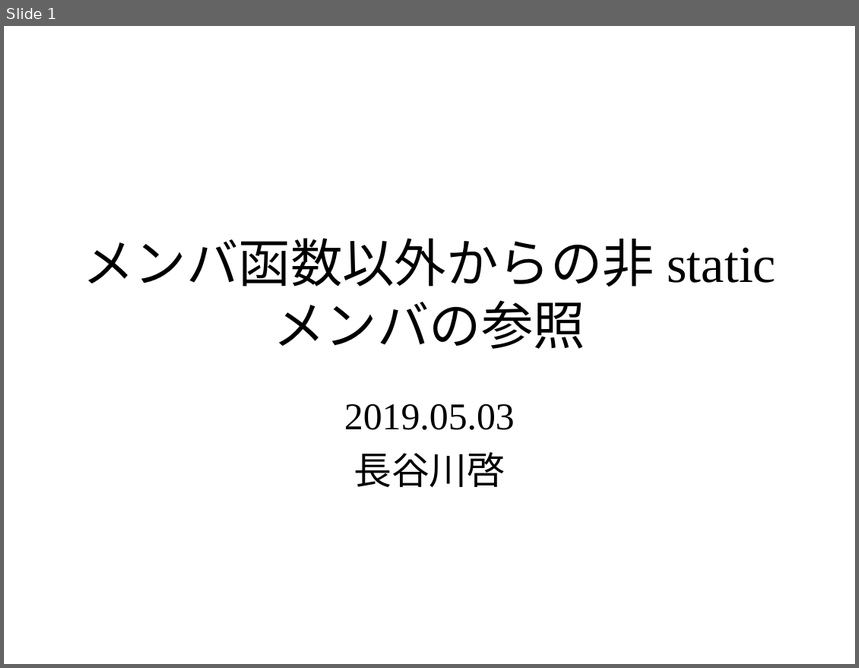
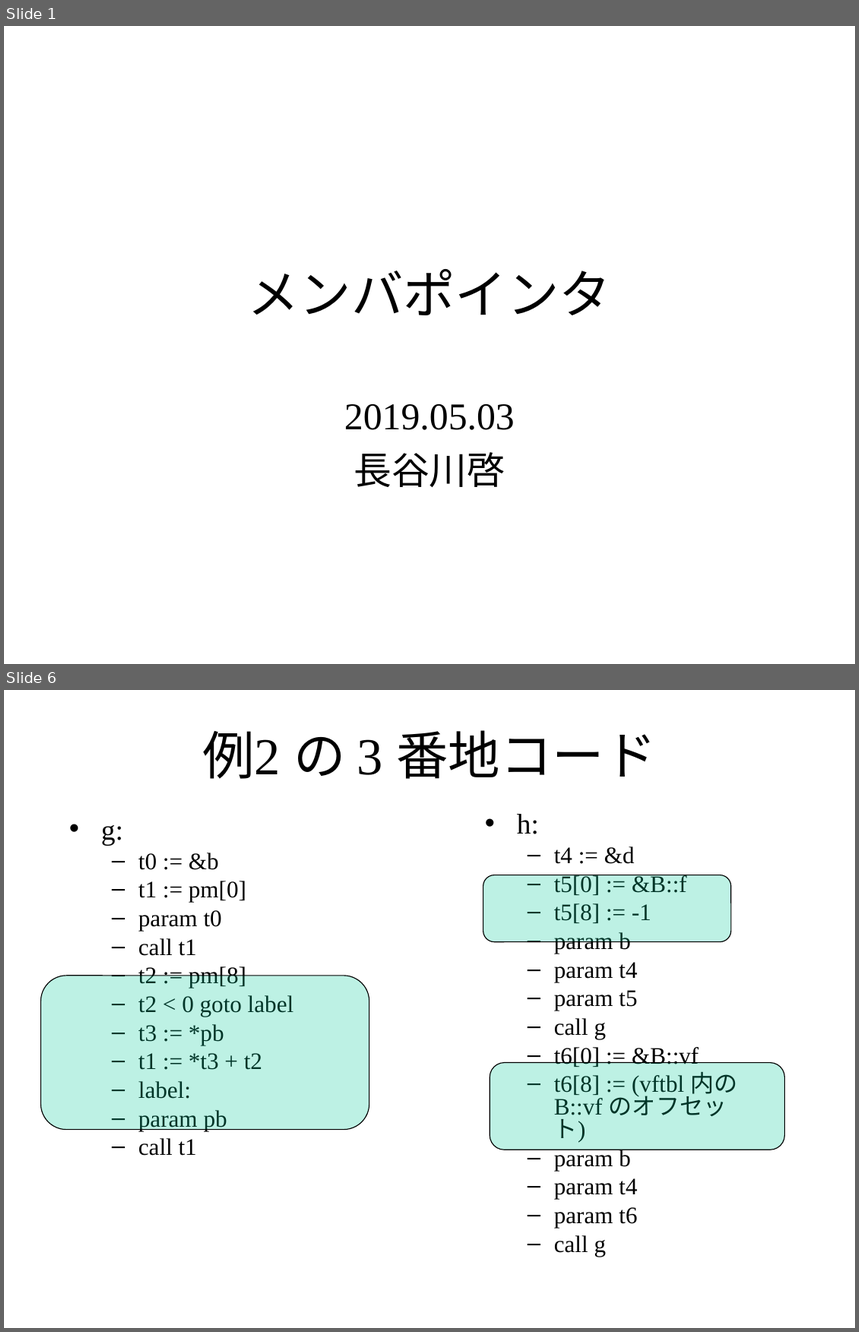
Before and after one commit to KeiHasegawa/cxx_doc, a slide deck: 07_member_pointer.ppt. Shown one above the other, each under a label of ours: slide 1 before the commit, slides 1 and 6 after it; the slides between them are not shown. The pictures are 859x668 and 859x1332 pixels, drawn with LibreOffice and Linux fonts; fonts in the diff are those of the drawing. Boxes give left, top, right and bottom in pixels: in the first picture for what was removed or moved away, otherwise in the second. Text is boxed around its words. In the diff, an @@ line names an element or a change of style, - is before the commit and + after.

```diff
--- a/07_member_pointer.ppt
+++ b/07_member_pointer.ppt
@@ slide 6 added at (x1=4, y1=690, x2=855, y2=1328), background #FFFFFF @@
@@ title added at (x1=202, y1=730, x2=656, y2=779), 44 pt, text #000000 @@
+例2 の 3 番地コード
@@ text added at (x1=101, y1=825, x2=294, y2=1156), 20 pt, text #000000 @@
+• g:
+  – t0 := &b
+  – t1 := pm[0]
+  – param t0
+  – call t1
+  – t2 := pm[8]
+  – t2 < 0 goto label
+  – t3 := *pb
+  – t1 := *t3 + t2
+  – label:
+  – param pb
+  – call t1
@@ text added at (x1=517, y1=814, x2=737, y2=1257), 20 pt, text #000000 @@
+• h:
+  – t4 := &d
+  – t5[0] := &B::f
+  – t5[8] := -1
+  – param b
+  – param t4
+  – param t5
+  – call g
+  – t6[0] := &B::vf
+  – t6[8] := (vftbl 内のB::vf のオフセット)
+  – param b
+  – param t4
+  – param t6
+  – call g
@@ rounded rectangle added at (x1=484, y1=875, x2=731, y2=943), fill #00CC99 at 26% opacity, outline #000000 0.74 pt @@
@@ rounded rectangle added at (x1=40, y1=976, x2=369, y2=1130), fill #00CC99 at 26% opacity, outline #000000 0.74 pt @@
@@ rounded rectangle added at (x1=490, y1=1063, x2=785, y2=1150), fill #00CC99 at 26% opacity, outline #000000 0.74 pt @@
@@ slide 1 changed as well @@
@@ title at (x1=247, y1=269, x2=611, y2=316): text changed @@
-メンバ函数以外からの非 static メンバの参照
+メンバポインタ
```
Also in this commit, not shown: 1 other slide changed, 3 other slides added, 2 slides removed, 1 other file.
